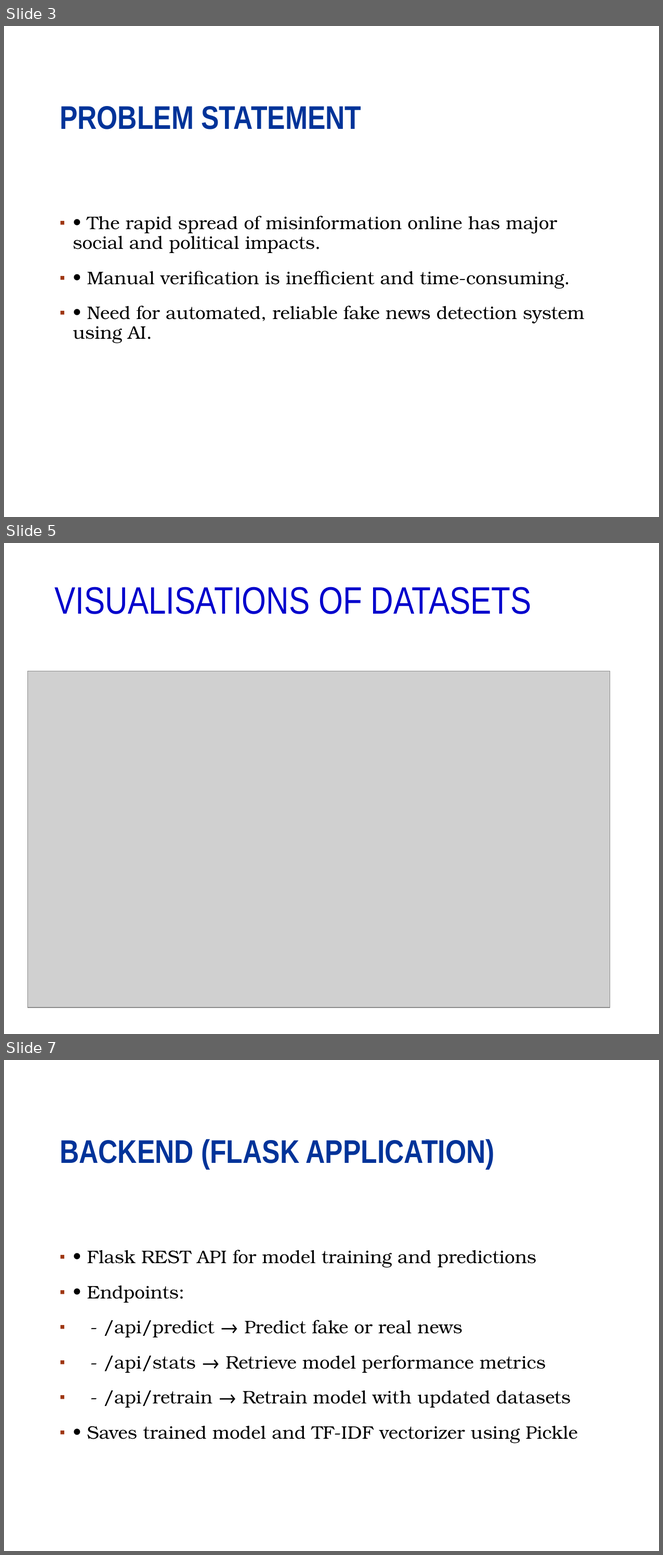
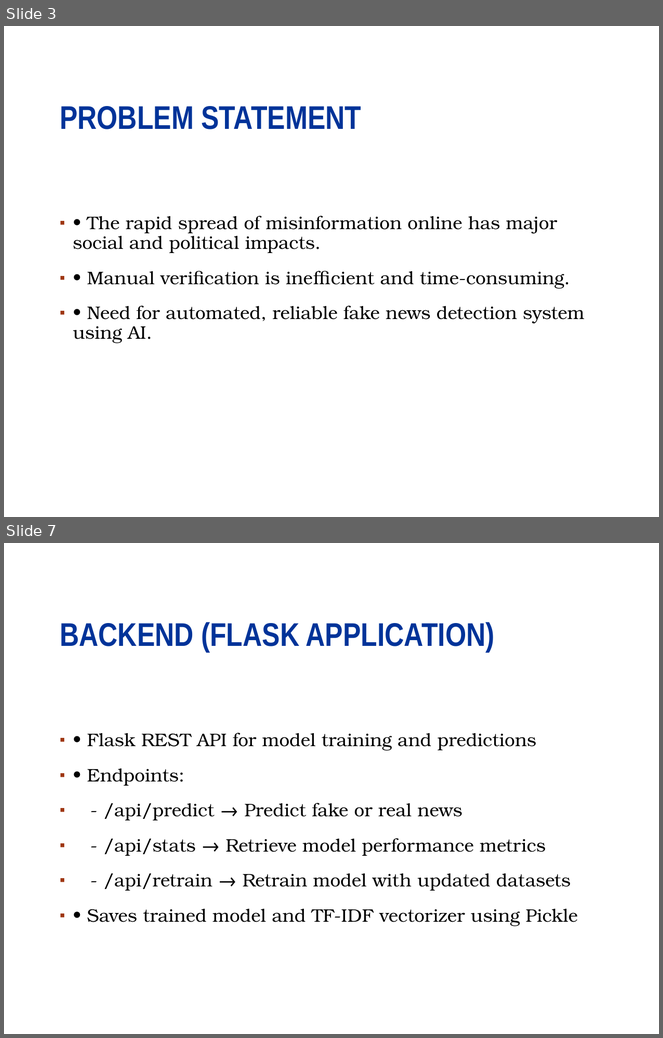
Before and after one commit to abhrojit1/Fake-news-detector-milestone-project, a slide deck: Fake news detection presentation.pptx. Shown one above the other, each under a label of ours: slides 3, 5 and 7 before the commit, slides 3 and 7 after it; the slides between them are not shown. The pictures are 663x1555 and 663x1038 pixels, drawn with LibreOffice and Linux fonts; fonts in the diff are those of the drawing; grey boxes stand for pictures; background and template pictures are left out. Boxes give left, top, right and bottom in pixels: in the first picture for what was removed or moved away, otherwise in the second. Text is boxed around its words. In the diff, an @@ line names an element or a change of style, - is before the commit and + after.

```diff
--- a/Fake news detection presentation.pptx
+++ b/Fake news detection presentation.pptx
@@ slide 5 removed at bbox=[4, 543, 659, 1034], background #FFFFFF; not listed: 1 template element that a slide beside it also shows @@
@@ title removed at bbox=[55, 587, 532, 614] @@
-VISUALISATIONS OF DATASETS
@@ picture removed at bbox=[27, 671, 610, 1008] @@
```
Also in this commit, not shown: 2 slides changed, 4 slides added, 1 other slide removed, 4 other files.
